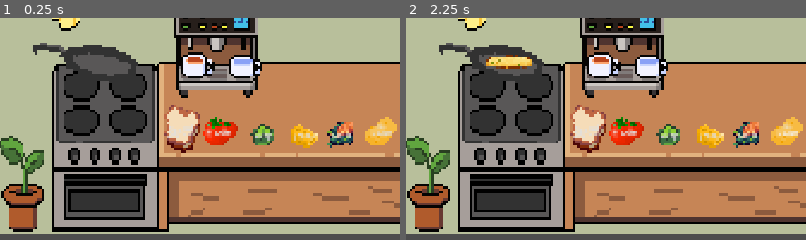
Above: before the commit, frames 1-2 (left to right).
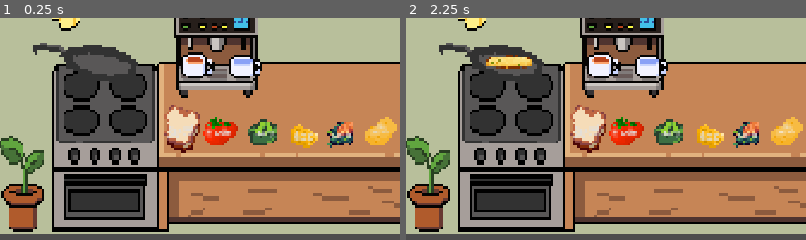
Above: after the commit, the same moments.

Repository: dushyantyadav0303/master-chefs
Game: Godot game, scene res://game.tscn
The game is run twice, just before and just after one commit, with the same random seed, the same clock (stepped at 60 frames per second) and the same inputs. Sound files missing from this copy of the repository are replaced by a short silence.
Inputs:
- Up to frame 1 (0.25 s): no input
- Up to frame 2 (2.25 s): click "Trash" at 0.5 s; click "tomato" at 1.25 s; click "potato" at 2 s
The pictures show only the part of the screen within x 2-52%, y 50-100%; the shares and areas given below are measured in that part.

The runs differ from the first frame. In frame 1, 0.8% of the frame differs, in the area x 62-98%, y 45-58%; in frame 2, 0.8%.

Commit message:
so game is functioning quite well
 all sounds are added but i will make few more upgrades it all came to life

Diff:
--- a/game.tscn
+++ b/game.tscn
@@ -36,8 +36,11 @@
 [ext_resource type="Texture2D" uid="uid://5udashrkrbfl" path="res://assest/sprites/white-mug1.png" id="34_aa0lp"]
 [ext_resource type="AudioStream" uid="uid://cx2terefsdili" path="res://sound/coffee-sound.mp3" id="35_aa0lp"]
 [ext_resource type="Script" uid="uid://422kmm8vje13" path="res://script/client_spawner.gd" id="35_xex6t"]
+[ext_resource type="AudioStream" uid="uid://dyybv7mkwklgj" path="res://sound/trash-sound.mp3" id="37_l1i01"]
+[ext_resource type="AudioStream" uid="uid://cftdxt4mmmcku" path="res://sound/money in.mp3" id="37_r62pu"]
 [ext_resource type="AudioStream" uid="uid://mo0cbkr1yx78" path="res://sound/cooking.mp3" id="38_4v2jo"]
 [ext_resource type="AudioStream" uid="uid://bp42h0rnyutyi" path="res://sound/burning.mp3" id="39_l1i01"]
+[ext_resource type="AudioStream" uid="uid://b8vbp4kdg5qwu" path="res://sound/whoshh.mp3" id="41_klri6"]
 
 [sub_resource type="StyleBoxFlat" id="StyleBoxFlat_eow3j"]
 bg_color = Color(0.6901961, 0.49411765, 0.8862745, 0.64705884)
@@ -217,27 +220,21 @@
 
 [sub_resource type="StyleBoxEmpty" id="StyleBoxEmpty_r62pu"]
 
-[sub_resource type="StyleBoxEmpty" id="StyleBoxEmpty_gh0px"]
-
-[sub_resource type="StyleBoxEmpty" id="StyleBoxEmpty_mc3al"]
-
-[sub_resource type="StyleBoxEmpty" id="StyleBoxEmpty_2tki7"]
-
-[sub_resource type="StyleBoxEmpty" id="StyleBoxEmpty_bqa6y"]
-
-[sub_resource type="StyleBoxFlat" id="StyleBoxFlat_4v2jo"]
-
-[sub_resource type="StyleBoxFlat" id="StyleBoxFlat_l1i01"]
-
-[sub_resource type="StyleBoxFlat" id="StyleBoxFlat_klri6"]
-
-[sub_resource type="StyleBoxFlat" id="StyleBoxFlat_eu6ph"]
-
-[sub_resource type="StyleBoxEmpty" id="StyleBoxEmpty_ple6s"]
-
-[sub_resource type="StyleBoxEmpty" id="StyleBoxEmpty_jo4nb"]
-
-[sub_resource type="StyleBoxEmpty" id="StyleBoxEmpty_56gn1"]
+[sub_resource type="StyleBoxEmpty" id="StyleBoxEmpty_vuohh"]
+
+[sub_resource type="StyleBoxEmpty" id="StyleBoxEmpty_6qn5j"]
+
+[sub_resource type="StyleBoxEmpty" id="StyleBoxEmpty_3xib3"]
+
+[sub_resource type="StyleBoxEmpty" id="StyleBoxEmpty_7noa1"]
+
+[sub_resource type="StyleBoxEmpty" id="StyleBoxEmpty_5628o"]
+
+[sub_resource type="StyleBoxEmpty" id="StyleBoxEmpty_fuuk6"]
+
+[sub_resource type="StyleBoxEmpty" id="StyleBoxEmpty_cwgap"]
+
+[sub_resource type="StyleBoxEmpty" id="StyleBoxEmpty_svdf4"]
 
 [sub_resource type="StyleBoxEmpty" id="StyleBoxEmpty_5fw58"]
 
@@ -405,6 +402,7 @@
 offset_right = 1240.84
 offset_bottom = 127.63995
 scale = Vector2(0.9421049, 0.91999996)
+mouse_filter = 2
 texture = ExtResource("6_f1jbl")
 
 [node name="HBoxContainer" type="HBoxContainer" parent="CanvasLayer" unique_id=1036594140]
@@ -469,6 +467,7 @@
 offset_bottom = 775.9612
 rotation = 0.26942185
 scale = Vector2(1.8628167, 3.004708)
+mouse_filter = 0
 texture = ExtResource("7_eow3j")
 
 [node name="bread Button" type="Button" parent="ingredients layer/bread" unique_id=940909559]
@@ -493,20 +492,21 @@
 text = "Bread"
 
 [node name="cabbage" type="TextureRect" parent="ingredients layer" unique_id=721913923]
-offset_left = 479.0
-offset_top = 720.00006
-offset_right = 527.0
-offset_bottom = 768.00006
+offset_left = 463.45892
+offset_top = 694.5475
+offset_right = 522.1935
+offset_bottom = 751.8584
 rotation = -0.010868673
 scale = Vector2(2.861685, 3.6074333)
+mouse_filter = 0
 texture = ExtResource("8_vaj68")
 
 [node name="cabbage Button" type="Button" parent="ingredients layer/cabbage" unique_id=528471570]
 layout_mode = 0
-offset_left = 12.949649
-offset_top = 20.233917
-offset_right = 93.02069
-offset_bottom = 69.8342
+offset_left = 17.552956
+offset_top = 24.395082
+offset_right = 109.86442
+offset_bottom = 79.30823
 rotation = -0.011675544
 scale = Vector2(0.26044253, 0.31211936)
 theme_override_styles/normal = SubResource("StyleBoxEmpty_g13lv")
@@ -528,6 +528,7 @@
 offset_bottom = 891.0
 rotation = -0.18053761
 scale = Vector2(0.7190623, 0.7124819)
+mouse_filter = 0
 texture = SubResource("AtlasTexture_sjobi")
 
 [node name="Tomato" type="TextureRect" parent="ingredients layer/Tomato" unique_id=1941617783]
@@ -567,14 +568,15 @@
 offset_right = 889.0001
 offset_bottom = 857.0
 scale = Vector2(0.91826415, 1)
+mouse_filter = 0
 texture = ExtResource("13_7sc4i")
 
 [node name="potato Button" type="Button" parent="ingredients layer/potato" unique_id=54497605]
 layout_mode = 0
-offset_left = 6.5187426
-offset_top = 6.0
-offset_right = 100.11317
-offset_bottom = 80.0
+offset_left = 3.1760302
+offset_top = 1.0
+offset_right = 102.34162
+offset_bottom = 83.0
 theme_override_styles/normal = SubResource("StyleBoxEmpty_tci7d")
 theme_override_styles/normal_mirrored = SubResource("StyleBoxEmpty_4j2f1")
 theme_override_styles/pressed = SubResource("StyleBoxEmpty_dkuuj")
@@ -622,14 +624,15 @@
 offset_right = 636.53326
 offset_bottom = 808.00006
 scale = Vector2(2.598317, 2.7580779)
+mouse_filter = 0
 texture = ExtResource("7_j5wjh")
 
 [node name="chesse button" type="Button" parent="ingredients layer/chesse" unique_id=1763868774]
 layout_mode = 0
-offset_left = 3.6006112
-offset_top = 7.2514057
-offset_right = 78.5964
-offset_bottom = 38.313877
+offset_left = 2.025519
+offset_top = 1.812829
+offset_right = 81.498665
+offset_bottom = 44.379936
 scale = Vector2(0.3517907, 0.63030535)
 theme_override_styles/normal = SubResource("StyleBoxEmpty_4v2jo")
 theme_override_styles/normal_mirrored = SubResource("StyleBoxEmpty_25iqp")
@@ -650,6 +653,7 @@
 offset_right = 1092.0
 offset_bottom = 719.0
 scale = Vector2(3.4255524, 5.4845147)
+mouse_filter = 0
 texture = ExtResource("9_lc2xo")
 
 [node name="ketchup" type="TextureRect" parent="ingredients layer" unique_id=453921955]
@@ -658,7 +662,34 @@
 offset_right = 1368.0
 offset_bottom = 685.00006
 scale = Vector2(-1.5267305, 5.280821)
+mouse_filter = 0
 texture = ExtResource("12_vaj68")
+
+[node name="strawberry jar" type="TextureRect" parent="ingredients layer" unique_id=1637478118]
+offset_left = 1113.0001
+offset_top = 773.0001
+offset_right = 1247.0001
+offset_bottom = 912.0001
+rotation = -0.43077627
+scale = Vector2(1.1756984, 1.1139398)
+mouse_filter = 0
+texture = ExtResource("11_215e1")
+
+[node name="strawberry" type="TextureRect" parent="ingredients layer/strawberry jar" unique_id=1033170927]
+layout_mode = 0
+offset_left = 39.25256
+offset_top = 42.96148
+offset_right = 79.25256
+offset_bottom = 82.96148
+texture = ExtResource("11_7sc4i")
+
+[node name="strawberry2" type="TextureRect" parent="ingredients layer/strawberry jar" unique_id=485431951]
+layout_mode = 0
+offset_left = 49.25256
+offset_top = 59.96148
+offset_right = 89.25256
+offset_bottom = 99.96148
+texture = ExtResource("11_7sc4i")
 
 [node name="plate" type="Node2D" parent="ingredients layer" unique_id=45250385]
 position = Vector2(870.69904, 725.00006)
@@ -666,23 +697,20 @@
 script = ExtResource("23_qhcbd")
 
 [node name="Button" type="Button" parent="ingredients layer/plate" unique_id=34641206]
-z_index = 8
+z_index = -293
 offset_left = -99.97307
 offset_top = -129.71219
 offset_right = -27.168427
 offset_bottom = -90.03883
 scale = Vector2(2.7819111, 3.613661)
-theme_override_styles/normal = SubResource("StyleBoxEmpty_gh0px")
-theme_override_styles/normal_mirrored = SubResource("StyleBoxEmpty_mc3al")
-theme_override_styles/pressed = SubResource("StyleBoxEmpty_2tki7")
-theme_override_styles/pressed_mirrored = SubResource("StyleBoxEmpty_bqa6y")
-theme_override_styles/hover = SubResource("StyleBoxFlat_4v2jo")
-theme_override_styles/hover_mirrored = SubResource("StyleBoxFlat_l1i01")
-theme_override_styles/hover_pressed = SubResource("StyleBoxFlat_klri6")
-theme_override_styles/hover_pressed_mirrored = SubResource("StyleBoxFlat_eu6ph")
-theme_override_styles/disabled = SubResource("StyleBoxEmpty_ple6s")
-theme_override_styles/disabled_mirrored = SubResource("StyleBoxEmpty_jo4nb")
-theme_override_styles/focus = SubResource("StyleBoxEmpty_56gn1")
+theme_override_styles/normal = SubResource("StyleBoxEmpty_vuohh")
+theme_override_styles/pressed = SubResource("StyleBoxEmpty_6qn5j")
+theme_override_styles/pressed_mirrored = SubResource("StyleBoxEmpty_3xib3")
+theme_override_styles/hover = SubResource("StyleBoxEmpty_7noa1")
+theme_override_styles/hover_mirrored = SubResource("StyleBoxEmpty_5628o")
+theme_override_styles/hover_pressed = SubResource("StyleBoxEmpty_fuuk6")
+theme_override_styles/hover_pressed_mirrored = SubResource("StyleBoxEmpty_cwgap")
+theme_override_styles/disabled_mirrored = SubResource("StyleBoxEmpty_svdf4")
 
 [node name="plate-stack" type="TextureRect" parent="ingredients layer/plate" unique_id=397475288]
 offset_left = 107.22491
@@ -690,6 +718,7 @@
 offset_right = 155.22491
 offset_bottom = -71.47175
 scale = Vector2(2.3036559, 3.8834887)
+mouse_filter = 0
 texture = ExtResource("21_iu0sx")
 
 [node name="Plate pic" type="TextureRect" parent="ingredients layer/plate" unique_id=989871711]
@@ -698,6 +727,7 @@
 offset_right = 45.83599
 offset_bottom = 66.44748
 scale = Vector2(1.4200003, 1.1016805)
+mouse_filter = 2
 texture = ExtResource("16_e8heu")
 
 [node name="plate Button" type="Button" parent="ingredients layer/plate" unique_id=241025622]
@@ -762,31 +792,6 @@
 scale = Vector2(6.452824, 7.076564)
 texture = SubResource("AtlasTexture_iu0sx")
 
-[node name="strawberry jar" type="TextureRect" parent="ingredients layer" unique_id=1637478118]
-offset_left = 1113.0001
-offset_top = 773.0001
-offset_right = 1247.0001
-offset_bottom = 912.0001
-rotation = -0.43077627
-scale = Vector2(1.1756984, 1.1139398)
-texture = ExtResource("11_215e1")
-
-[node name="strawberry" type="TextureRect" parent="ingredients layer/strawberry jar" unique_id=1033170927]
-layout_mode = 0
-offset_left = 39.25256
-offset_top = 42.96148
-offset_right = 79.25256
-offset_bottom = 82.96148
-texture = ExtResource("11_7sc4i")
-
-[node name="strawberry2" type="TextureRect" parent="ingredients layer/strawberry jar" unique_id=485431951]
-layout_mode = 0
-offset_left = 49.25256
-offset_top = 59.96148
-offset_right = 89.25256
-offset_bottom = 99.96148
-texture = ExtResource("11_7sc4i")
-
 [node name="griller" type="Node2D" parent="." unique_id=2002165796]
 position = Vector2(1192, 661)
 script = ExtResource("24_bnpwn")
@@ -885,16 +890,26 @@
 position = Vector2(-655, 45)
 
 [node name="MoneyAppendedSound" type="AudioStreamPlayer" parent="." unique_id=1804912475]
-
-[node name="MoneyRemovedSound" type="AudioStreamPlayer" parent="." unique_id=568263416]
+stream = ExtResource("37_r62pu")
 
 [node name="TrashSound" type="AudioStreamPlayer" parent="." unique_id=1631461933]
+stream = ExtResource("37_l1i01")
 
 [node name="cooking" type="AudioStreamPlayer" parent="." unique_id=320062254]
 stream = ExtResource("38_4v2jo")
 
 [node name="burned" type="AudioStreamPlayer" parent="." unique_id=1504002466]
 stream = ExtResource("39_l1i01")
+
+[node name="music" type="AudioStreamPlayer" parent="." unique_id=568263416]
+
+[node name="whoosh" type="AudioStreamPlayer" parent="." unique_id=1533341040]
+stream = ExtResource("41_klri6")
+
+[node name="recipe book" type="TextureRect" parent="." unique_id=853952126]
+visible = false
+offset_right = 40.0
+offset_bottom = 40.0
 
 [connection signal="pressed" from="trash Button" to="." method="_on_trash_button_pressed"]
 [connection signal="pressed" from="ingredients layer/cabbage/cabbage Button" to="." method="_on_cabbage_button_pressed"]
--- a/script/main.gd
+++ b/script/main.gd
@@ -11,23 +11,26 @@
 	reset_plate()
 	$"CanvasLayer/HBoxContainer/sandwich sold".text = 'Total sandwiches sold: ' + str(total_sandwiches_sold) + "    "
 	$"CanvasLayer/HBoxContainer/balance".text = 'Balance' + str(balance) + "Rs "
-
 	$"ingredients layer/cabbage/cabbage Button".pressed.connect(func(): on_ingredient_pressed('cabbage'))
 	$"ingredients layer/chesse/chesse button".pressed.connect(func(): on_ingredient_pressed('cheese'))
 	$"ingredients layer/corn/corn Button".pressed.connect(func(): on_ingredient_pressed('corn'))
 	$"ingredients layer/bread/bread Button".pressed.connect(func(): on_ingredient_pressed('bread'))
 	$"ingredients layer/Tomato/tomto Button".pressed.connect(func(): on_ingredient_pressed('tomato'))
 	$"ingredients layer/potato/potato Button".pressed.connect(func(): on_ingredient_pressed('potato'))
-	#$"griller/TextureRect2/griller button".pressed.connect(on_griller_pressed)
-	#$"boiler/boiler Button".pressed.connect(on_boiler_pressed)
 	$"ingredients layer/plate/Plate pic".hide()
+
+
 func on_ingredient_pressed(ingredient_name: String):
 	if ingredient_name == 'potato':
 		if not griller.is_busy:
 			griller.start_cooking()
 		return
-	#$"ingredients layer/AudioStreamPlayer".play()
+	$whoosh.play()
 	plate.add_ingredient(ingredient_name)
+
+
+
+
 
 func on_griller_pressed():
 	if griller.burned:
@@ -36,6 +39,8 @@
 	if griller.cooked and not plate.top_toast_added and plate.bottom_toast_added :
 		on_ingredient_pressed("cooked_potato")
 		griller.reset()
+
+
 
 func reset_plate() -> void:
 	for i in plate.get_node("sandwich").get_children():
@@ -62,69 +67,39 @@
 	if type == 'coffee':
 		balance += 70
 	elif type == 'sandwich':
-		balance += 40
+		balance += 100
 	elif type == 'cheese_sandwich':
-		balance += 60
+		balance += 120
 	elif type == 'double_cheese_sandwich':
-		balance += 90
+		balance += 150
 	elif type == 'double_pattie_sandwich':
-		balance += 70
+		balance += 200
 	if not type == 'coffee':
 		total_sandwiches_sold += 1
 	$"CanvasLayer/HBoxContainer/sandwich sold".text = 'total sandwiches sold: ' + str(total_sandwiches_sold) + " "
 	$CanvasLayer/HBoxContainer/balance.text =' Balance: ' + str(balance) + "Rs "
-	#$MoneyAppendedSound.play()
-	save_settings()
+	$MoneyAppendedSound.play()
+
+
+
+
 
 func remove_balance(type):
 	if type == 'coffee':
-		balance -= 40
+		balance -= 20
 	elif type == 'sandwich' or type == 'cheese_sandwich':
-		balance -= 30
+		balance -= 10
 	elif type == 'double_cheese_sandwich' or type == 'double_pattie_sandwich':
-		balance -= 50
+		balance -= 15
 	$CanvasLayer/HBoxContainer/balance.text = 'balance:' + str(balance) + "Rs "
-	#$MoneyRemovedSound.play()
-	save_settings()
+
 
 
 func _on_trash_button_pressed() -> void:
 	reset_plate()
 	griller.reset()
 	item_held = 'none'
-
-var _loaded = false
-var _save_path = "user://savegame.dat"
-
-func _enter_tree():
-	if _loaded:
-		printerr("Error:ahhhh ermmm your device is broken ")
-		printerr("Error:ahhhh ermmm your device is broken ")
-	else:
-		_loaded = true
-
-
-	if FileAccess.file_exists(_save_path):
-		var file = FileAccess.open(_save_path,FileAccess.READ)
-		var data = file.get_var()
-		if data == null:return
-		if"balance" in data:
-			balance = data["balance"]
-		if "total_sandwiches_sold" in data:
-			total_sandwiches_sold = data["total_sandwiches_sold"]
-		file.close()
-	else:
-		save_settings()
-
-func save_settings():
-	var file = FileAccess.open(_save_path, FileAccess.WRITE)
-	var data ={
-		"balance": balance,
-		'total_sandwiches_sold': total_sandwiches_sold,
-	}
-	file.store_var(data)
-	file.close()
-
+	$TrashSound.play()
 
 
 func _on_button_pressed() -> void:
Not shown, added: sound/money in.mp3.import
Not shown, added: sound/trash-sound.mp3.import
Not shown, added: sound/whoshh.mp3.import
Not shown, added: sound/money in.mp3
Not shown, added: sound/trash-sound.mp3
Not shown, added: sound/whoshh.mp3
